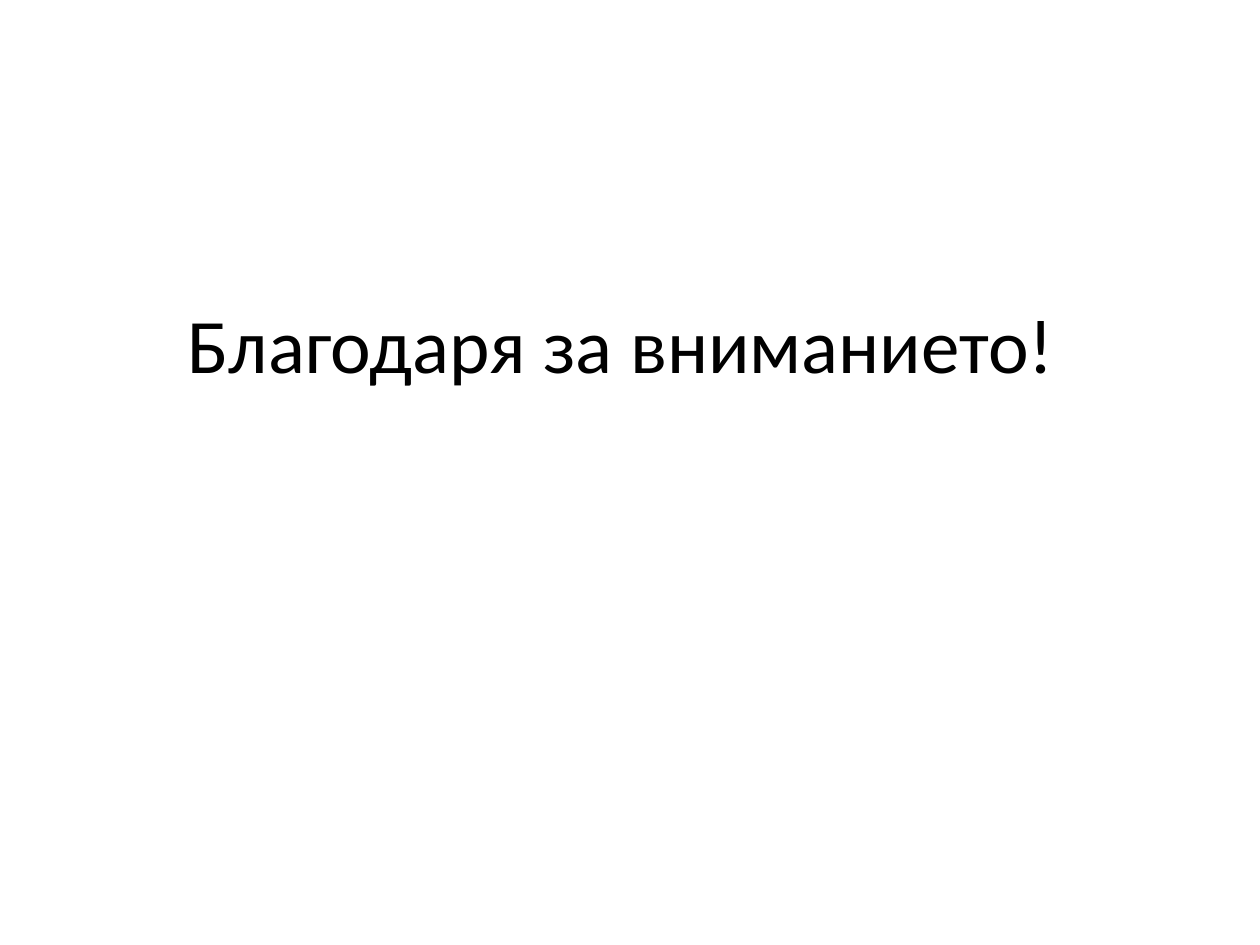
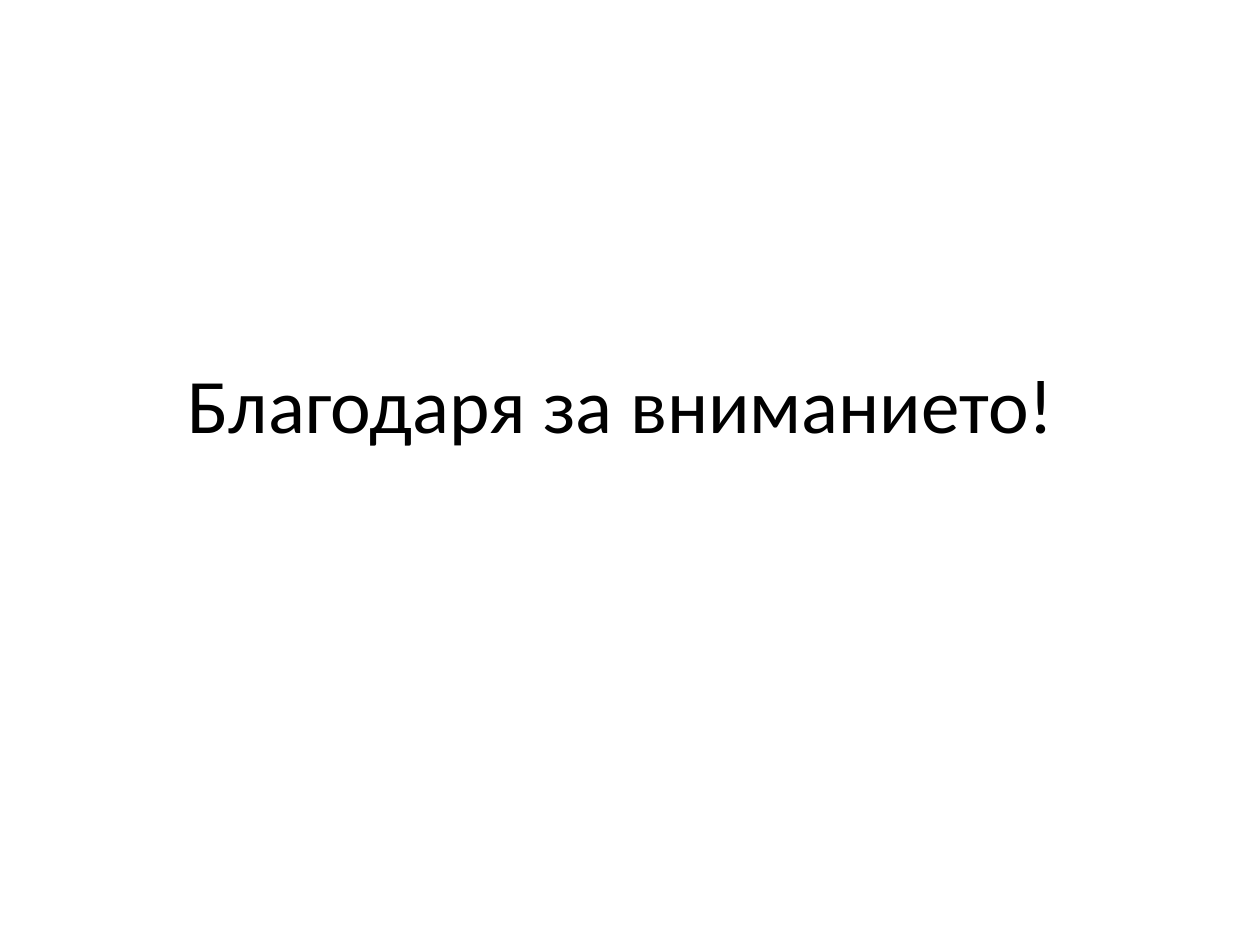
Before and after one commit to jasimcse/team2-strawberry, a slide deck: slide 37 of prezentaciq/venci.ppt (slide 36 before the commit). Drawn at 1260x945 pixels with LibreOffice and Linux fonts; fonts in the diff are those of the drawing. Boxes give left, top, right and bottom in pixels: in the first picture for what was removed or moved away, otherwise in the second. Text is boxed around its words. In the diff, an @@ line names an element or a change of style, - is before the commit and + after.

```diff
--- a/prezentaciq/venci.ppt
+++ b/prezentaciq/venci.ppt
@@ title "Благодаря за вниманието!" moved from (x1=188, y1=321, x2=1054, y2=386) to (x1=188, y1=381, x2=1054, y2=446) @@
```
Also in this commit, not shown: 4 other slides changed, 2 slides added, 1 slide removed.
